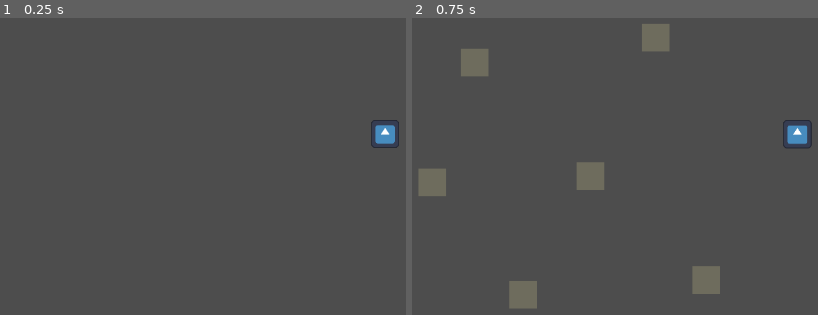
Above: before the commit, frames 1-2 (left to right).
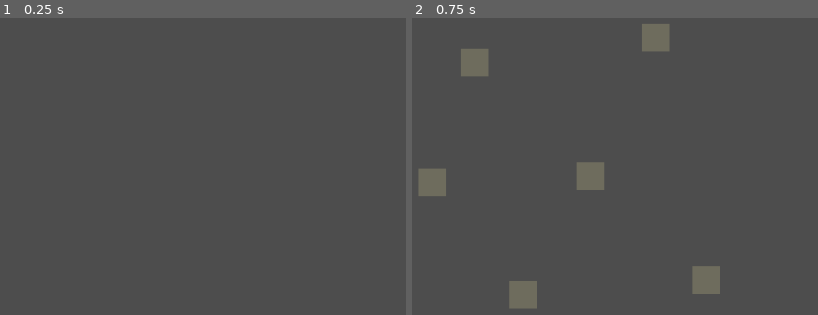
Above: after the commit, the same moments.

Repository: RRealJ/GameJam2024
Game: Godot game, scene res://cenas/testesPecas.tscn
The game is run twice, just before and just after one commit, with the same random seed, the same clock (stepped at 60 frames per second) and the same inputs. The project has no main scene, so this scene is started directly. The engine's default icon, where the game draws it, is replaced by a stand-in: a white triangle on a blue panel in a dark square.
Inputs (mouse positions are in pixels of both pictures, inside the frame that each line leads up to):
- Up to frame 1 (0.25 s): no input
- Up to frame 2 (0.75 s): tap Enter at 0.5 s; move the mouse to (797, 133) at 0.52 s; press the mouse at (797, 133) at 0.53 s

The runs differ from the first frame. In frame 1, 0.4% of the frame differs, in the area x 91-99%, y 34-44%; in frame 2, 0.4%.

Commit message:
imagens e referencias

Diff:
--- /dev/null
+++ b/cenas/estagio1.tscn
@@ -0,0 +1,17 @@
+[gd_scene format=3 uid="uid://cxuuhsmpheis6"]
+
+[node name="estagio1" type="Node2D"]
+
+[node name="NinePatchRect" type="NinePatchRect" parent="."]
+offset_left = 46.0
+offset_top = 41.0
+offset_right = 1109.0
+offset_bottom = 517.0
+
+[node name="TextureRect" type="TextureRect" parent="NinePatchRect"]
+layout_mode = 1
+anchors_preset = 15
+anchor_right = 1.0
+anchor_bottom = 1.0
+grow_horizontal = 2
+grow_vertical = 2
--- a/scripts/peca_geral.gd
+++ b/scripts/peca_geral.gd
@@ -17,7 +17,7 @@
 	if $".".name == 'peca':
 		estagio = null
 	pass
-	#sprite.texture = textura #atribui a textura que quiser ao carregar na cena
+	sprite.texture = textura #atribui a textura que quiser ao carregar na cena
 
 
 func _process(delta: float) -> void:
Binary file added: assets/imagens/completas/estagio1.jpeg
Binary file added: assets/imagens/completas/estagio2.jpg
Binary file added: assets/imagens/completas/estagio3.jpeg
Binary file added: assets/imagens/completas/estagio4.jpg
